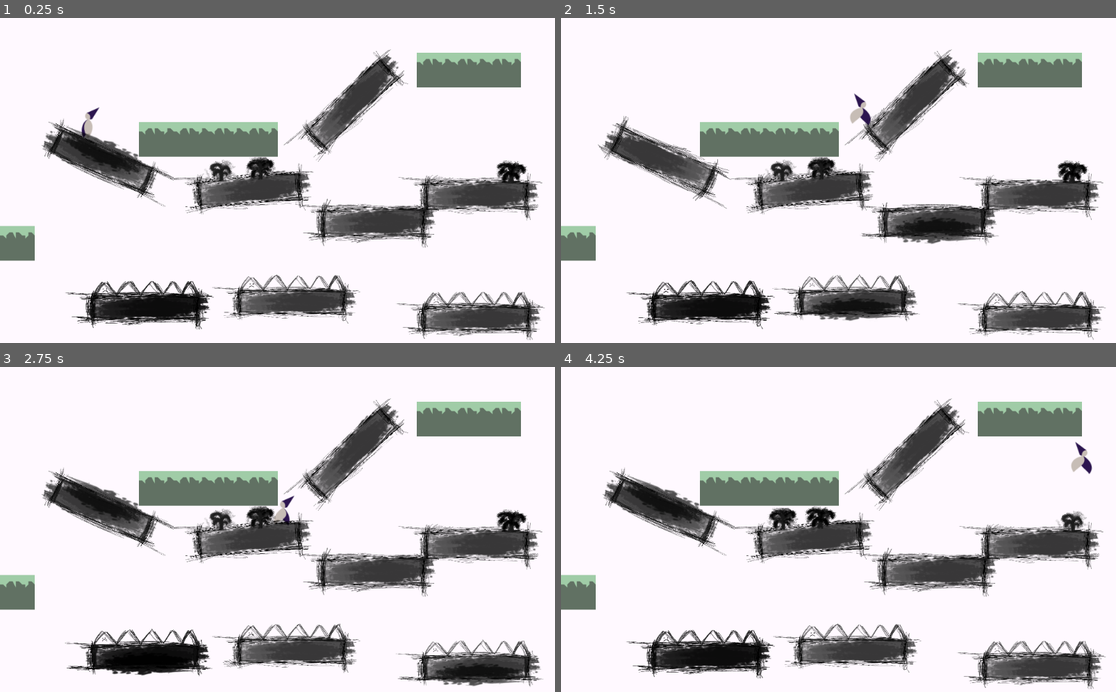
Above: before the commit, frames 1-4 (two rows, left to right).
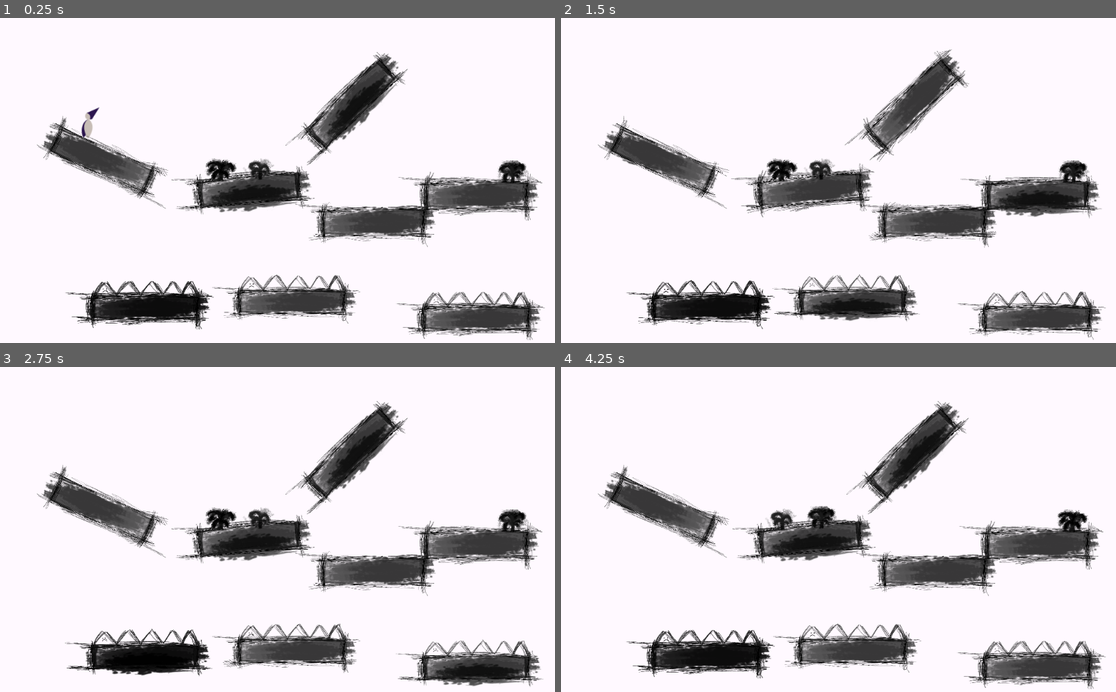
Above: after the commit, the same moments.

Repository: polyedre/gamejamemmi
Game: Godot game, scene res://World.tscn
The game is run twice, just before and just after one commit, with the same random seed, the same clock (stepped at 60 frames per second) and the same inputs.
Inputs (mouse positions are in pixels of both pictures, inside the frame that each line leads up to):
- Up to frame 1 (0.25 s): no input
- Up to frame 2 (1.5 s): move the mouse to (960, 164) at 0.52 s; hold D (move_right) from 0.53 s (still down); click (960, 164) at 0.67 s; tap Space (jump) at 0.77 s; move the mouse to (727, 196) at 1.27 s; click (727, 196) at 1.42 s
- Up to frame 3 (2.75 s): tap Space (jump) at 1.52 s; move the mouse to (333, 458) at 2.02 s; release D (move_right) at 2.03 s; hold A (move_left) from 2.03 s (still down); click (333, 458) at 2.17 s
- Up to frame 4 (4.25 s): move the mouse to (810, 594) at 2.77 s; release A (move_left) at 2.78 s; hold D (move_right) from 2.78 s (still down); click (810, 594) at 2.92 s; tap Space (jump) at 3.02, 3.77 s; move the mouse to (1005, 578) at 3.52 s; click (1005, 578) at 3.67 s

The runs differ from the first frame. In frame 1, 11% of the frame differs, in the area x 0-98%, y 9-75%; in frame 2, 9.8%; in frame 3, 11%; in frame 4, 11%.

Commit message:
controle d'encre

Diff:
--- a/Control.gd
+++ b/Control.gd
@@ -5,8 +5,11 @@
 var drawings = Array()
 var paint_texture = preload("res://paint.png")
 
+var available_paint
+var player
+
 const PAINT_WIDTH = 5
-
+const INITIAL_PAINT = 100
 
 
 class Drawing:
@@ -31,6 +34,8 @@
 		return 0
 
 func _ready():
+	available_paint = INITIAL_PAINT
+
 	var viewport = Viewport.new()
 	var rect = get_rect()
 	viewport.size = rect.size
@@ -65,8 +70,9 @@
 
 func _on_draw():
 	var mouse_pos = get_local_mouse_position()
-	if Input.is_mouse_button_pressed(BUTTON_LEFT):
+	if Input.is_mouse_button_pressed(BUTTON_LEFT) && available_paint > 0:
 		#_line_points.append(mouse_pos)
+		available_paint = available_paint-1
 		draw_segment(mouse_pos)
 
 	_prev_mouse_pos = mouse_pos
@@ -103,3 +109,8 @@
 	shape.b = end
 	collider.set_shape(shape)
 	body.add_child(collider)
+
+
+func inc_ink():
+	print("incrementando")
+	available_paint = available_paint+25
--- /dev/null
+++ b/RegularInk.gd
@@ -0,0 +1,13 @@
+extends Area2D
+
+# class member variables go here, for example:
+# var a = 2
+# var b = "textvar"
+
+func _physics_process(delta):
+	var colliders = get_overlapping_bodies()
+
+	for c in colliders:
+		if c.name == 'Player':
+			get_parent().inc_ink()
+			queue_free()
--- a/World.tscn
+++ b/World.tscn
@@ -1,19 +1,34 @@
 [gd_scene load_steps=21 format=2]
 
-[ext_resource path="res://Control.gd" type="Script" id=1]
-[ext_resource path="res://Player.tscn" type="PackedScene" id=2]
-[ext_resource path="res://first_plat_tuto_spike.png" type="Texture" id=3]
-[ext_resource path="res://fourth_plat_tuto_spike.png" type="Texture" id=4]
-[ext_resource path="res://second_plat_tuto_spike.png" type="Texture" id=5]
-[ext_resource path="res://third_plat_tuto_spike.png" type="Texture" id=6]
-[ext_resource path="res://first_plat_tuto.png" type="Texture" id=7]
-[ext_resource path="res://fourth_plat_tuto.png" type="Texture" id=8]
-[ext_resource path="res://second_plat_tuto.png" type="Texture" id=9]
-[ext_resource path="res://third_plat_tuto.png" type="Texture" id=10]
-[ext_resource path="res://ink.png" type="Texture" id=11]
-[ext_resource path="res://ink_2.png" type="Texture" id=12]
-[ext_resource path="res://ink_3.png" type="Texture" id=13]
-[ext_resource path="res://tiles.tres" type="TileSet" id=14]
+[ext_resource path="res://Player.tscn" type="PackedScene" id=1]
+[ext_resource path="res://Control.gd" type="Script" id=2]
+[ext_resource path="res://RegularInk.gd" type="Script" id=3]
+[ext_resource path="res://ink.png" type="Texture" id=4]
+[ext_resource path="res://ink_2.png" type="Texture" id=5]
+[ext_resource path="res://ink_3.png" type="Texture" id=6]
+[ext_resource path="res://first_plat_tuto_spike.png" type="Texture" id=7]
+[ext_resource path="res://fourth_plat_tuto_spike.png" type="Texture" id=8]
+[ext_resource path="res://second_plat_tuto_spike.png" type="Texture" id=9]
+[ext_resource path="res://third_plat_tuto_spike.png" type="Texture" id=10]
+[ext_resource path="res://first_plat_tuto.png" type="Texture" id=11]
+[ext_resource path="res://fourth_plat_tuto.png" type="Texture" id=12]
+[ext_resource path="res://second_plat_tuto.png" type="Texture" id=13]
+[ext_resource path="res://third_plat_tuto.png" type="Texture" id=14]
+
+[sub_resource type="CapsuleShape2D" id=5]
+
+custom_solver_bias = 0.0
+radius = 350.0
+height = 20.0
+
+[sub_resource type="SpriteFrames" id=6]
+
+animations = [ {
+"frames": [ ExtResource( 4 ), ExtResource( 5 ), ExtResource( 6 ) ],
+"loop": true,
+"name": "default",
+"speed": 5.0
+} ]
 
 [sub_resource type="RectangleShape2D" id=1]
 
@@ -38,53 +53,131 @@
 [sub_resource type="SpriteFrames" id=4]
 
 animations = [ {
-"frames": [ ExtResource( 7 ), ExtResource( 8 ), ExtResource( 9 ), ExtResource( 10 ) ],
+"frames": [ ExtResource( 11 ), ExtResource( 12 ), ExtResource( 13 ), ExtResource( 14 ) ],
 "loop": true,
 "name": "default",
 "speed": 5.0
 } ]
 
-[sub_resource type="CapsuleShape2D" id=5]
-
-custom_solver_bias = 0.0
-radius = 350.0
-height = 20.0
-
-[sub_resource type="SpriteFrames" id=6]
-
-animations = [ {
-"frames": [ ExtResource( 11 ), ExtResource( 12 ), ExtResource( 13 ) ],
-"loop": true,
-"name": "default",
-"speed": 5.0
-} ]
-
 [node name="World" type="Node2D" index="0"]
 
 __meta__ = {
 "_edit_lock_": true
 }
 
-[node name="Control" type="Control" parent="." index="0"]
+[node name="Player" parent="." index="0" instance=ExtResource( 1 )]
+
+position = Vector2( 160, 170 )
+rotation = 0.11389
+scale = Vector2( 1, 1 )
+
+[node name="Control" type="Control" parent="." index="1"]
 
 anchor_left = 0.0
 anchor_top = 0.0
 anchor_right = 0.0
 anchor_bottom = 0.0
-margin_right = 40.0
-margin_bottom = 40.0
+margin_left = -1.0
+margin_top = -1.0
+margin_right = 39.0
+margin_bottom = 39.0
 rect_pivot_offset = Vector2( 0, 0 )
 rect_clip_content = false
 mouse_filter = 0
 mouse_default_cursor_shape = 0
 size_flags_horizontal = 1
 size_flags_vertical = 1
-script = ExtResource( 1 )
-
-[node name="Player" parent="." index="1" instance=ExtResource( 2 )]
-
-position = Vector2( 160, 170 )
-rotation = 0.11389
+script = ExtResource( 2 )
+
+[node name="Encre" type="Area2D" parent="Control" index="0"]
+
+editor/display_folded = true
+position = Vector2( 407.398, 283.683 )
+rotation = 0.235956
+scale = Vector2( 0.0499875, 0.0494639 )
+input_pickable = true
+gravity_vec = Vector2( 0, 1 )
+gravity = 98.0
+linear_damp = 0.1
+angular_damp = 1.0
+audio_bus_override = false
+audio_bus_name = "Master"
+script = ExtResource( 3 )
+_sections_unfolded = [ "Collision", "Pause", "Pickable" ]
+
+[node name="CollisionShape2D" type="CollisionShape2D" parent="Control/Encre" index="0"]
+
+rotation = -0.0216769
+scale = Vector2( 1, 1 )
+shape = SubResource( 5 )
+
+[node name="AnimatedSprite" type="AnimatedSprite" parent="Control/Encre/CollisionShape2D" index="0"]
+
+position = Vector2( 32.3699, 70.0353 )
+rotation = -0.20063
+frames = SubResource( 6 )
+animation = "default"
+playing = true
+
+[node name="Encre2" type="Area2D" parent="Control" index="1"]
+
+editor/display_folded = true
+position = Vector2( 478.726, 280.981 )
+rotation = 0.235956
+scale = Vector2( 0.0499875, 0.0494639 )
+input_pickable = true
+gravity_vec = Vector2( 0, 1 )
+gravity = 98.0
+linear_damp = 0.1
+angular_damp = 1.0
+audio_bus_override = false
+audio_bus_name = "Master"
+script = ExtResource( 3 )
+
+[node name="CollisionShape2D" type="CollisionShape2D" parent="Control/Encre2" index="0"]
+
+rotation = -0.0216769
+scale = Vector2( 1, 1 )
+shape = SubResource( 5 )
+
+[node name="AnimatedSprite" type="AnimatedSprite" parent="Control/Encre2/CollisionShape2D" index="0"]
+
+position = Vector2( 32.3699, 70.0353 )
+rotation = -0.20063
+frames = SubResource( 6 )
+animation = "default"
+frame = 2
+playing = true
+
+[node name="Encre3" type="Area2D" parent="Control" index="2"]
+
+editor/display_folded = true
+position = Vector2( 942.81, 287.12 )
+rotation = 0.235956
+scale = Vector2( 0.0499875, 0.0494639 )
+input_pickable = true
+gravity_vec = Vector2( 0, 1 )
+gravity = 98.0
+linear_damp = 0.1
+angular_damp = 1.0
+audio_bus_override = false
+audio_bus_name = "Master"
+script = ExtResource( 3 )
+
+[node name="CollisionShape2D" type="CollisionShape2D" parent="Control/Encre3" index="0"]
+
+rotation = -0.0216769
+scale = Vector2( 1, 1 )
+shape = SubResource( 5 )
+
+[node name="AnimatedSprite" type="AnimatedSprite" parent="Control/Encre3/CollisionShape2D" index="0"]
+
+position = Vector2( 32.3699, 70.0353 )
+rotation = -0.20063
+frames = SubResource( 6 )
+animation = "default"
+frame = 1
+playing = true
 
 [node name="Plateforme" type="StaticBody2D" parent="." index="2"]
 
@@ -246,7 +339,6 @@
 scale = Vector2( 0.454545, 0.338371 )
 frames = SubResource( 4 )
 animation = "default"
-frame = 3
 playing = true
 
 [node name="StaticBody2D2" type="StaticBody2D" parent="." index="7"]
@@ -277,7 +369,7 @@
 scale = Vector2( 0.454545, 0.338371 )
 frames = SubResource( 4 )
 animation = "default"
-frame = 2
+frame = 3
 playing = true
 
 [node name="StaticBody2D5" type="StaticBody2D" parent="." index="8"]
@@ -308,7 +400,7 @@
 scale = Vector2( 0.454545, 0.338371 )
 frames = SubResource( 4 )
 animation = "default"
-frame = 2
+frame = 3
 playing = true
 
 [node name="StaticBody2D3" type="StaticBody2D" parent="." index="9"]
@@ -338,7 +430,7 @@
 scale = Vector2( 0.454545, 0.338371 )
 frames = SubResource( 4 )
 animation = "default"
-frame = 1
+frame = 2
 playing = true
 
 [node name="StaticBody2D4" type="StaticBody2D" parent="." index="10"]
@@ -368,116 +460,7 @@
 scale = Vector2( 0.454545, 0.338371 )
 frames = SubResource( 4 )
 animation = "default"
-playing = true
-
-[node name="Encre" type="StaticBody2D" parent="." index="11"]
-
-editor/display_folded = true
-position = Vector2( 406.398, 282.683 )
-rotation = 0.235956
-scale = Vector2( 0.0499875, 0.0494639 )
-input_pickable = false
-collision_layer = 1
-collision_mask = 1
-constant_linear_velocity = Vector2( 0, 0 )
-constant_angular_velocity = 0.0
-friction = 1.0
-bounce = 0.0
-__meta__ = {
-"_edit_group_": true
-}
-
-[node name="CollisionShape2D" type="CollisionShape2D" parent="Encre" index="0"]
-
-rotation = -0.0216769
-shape = SubResource( 5 )
-
-[node name="AnimatedSprite" type="AnimatedSprite" parent="Encre/CollisionShape2D" index="0"]
-
-position = Vector2( 32.3699, 70.0353 )
-rotation = -0.20063
-frames = SubResource( 6 )
-animation = "default"
-frame = 2
-playing = true
-
-[node name="Encre2" type="StaticBody2D" parent="." index="12"]
-
-editor/display_folded = true
-position = Vector2( 477.726, 279.981 )
-rotation = 0.235956
-scale = Vector2( 0.0499875, 0.0494639 )
-input_pickable = false
-collision_layer = 1
-collision_mask = 1
-constant_linear_velocity = Vector2( 0, 0 )
-constant_angular_velocity = 0.0
-friction = 1.0
-bounce = 0.0
-__meta__ = {
-"_edit_group_": true
-}
-
-[node name="CollisionShape2D" type="CollisionShape2D" parent="Encre2" index="0"]
-
-rotation = -0.0216769
-shape = SubResource( 5 )
-
-[node name="AnimatedSprite" type="AnimatedSprite" parent="Encre2/CollisionShape2D" index="0"]
-
-position = Vector2( 32.3699, 70.0353 )
-rotation = -0.20063
-frames = SubResource( 6 )
-animation = "default"
 frame = 1
 playing = true
 
-[node name="Encre3" type="StaticBody2D" parent="." index="13"]
-
-editor/display_folded = true
-position = Vector2( 941.81, 286.12 )
-rotation = 0.235956
-scale = Vector2( 0.0499875, 0.0494639 )
-input_pickable = false
-collision_layer = 1
-collision_mask = 1
-constant_linear_velocity = Vector2( 0, 0 )
-constant_angular_velocity = 0.0
-friction = 1.0
-bounce = 0.0
-__meta__ = {
-"_edit_group_": true
-}
-
-[node name="CollisionShape2D" type="CollisionShape2D" parent="Encre3" index="0"]
-
-rotation = -0.0216769
-shape = SubResource( 5 )
-
-[node name="AnimatedSprite" type="AnimatedSprite" parent="Encre3/CollisionShape2D" index="0"]
-
-position = Vector2( 32.3699, 70.0353 )
-rotation = -0.20063
-frames = SubResource( 6 )
-animation = "default"
-playing = true
-
-[node name="TileMap" type="TileMap" parent="." index="14"]
-
-mode = 0
-tile_set = ExtResource( 14 )
-cell_size = Vector2( 64, 64 )
-cell_quadrant_size = 16
-cell_custom_transform = Transform2D( 1, 0, 0, 1, 0, 0 )
-cell_half_offset = 2
-cell_tile_origin = 0
-cell_y_sort = false
-cell_clip_uv = false
-collision_use_kinematic = false
-collision_friction = 1.0
-collision_bounce = 0.0
-collision_layer = 1
-collision_mask = 1
-occluder_light_mask = 1
-format = 1
-tile_data = PoolIntArray( 65548, 0, 0, 65549, 0, 0, 65550, 0, 0, 196612, 0, 0, 196613, 0, 0, 196614, 0, 0, 196615, 0, 0, 393216, 0, 0 )
+[connection signal="body_entered" from="Control/Encre" to="Player" method="_on_Encre_body_entered"]
Not shown: 1 places in World.tscn that only renumber resources
